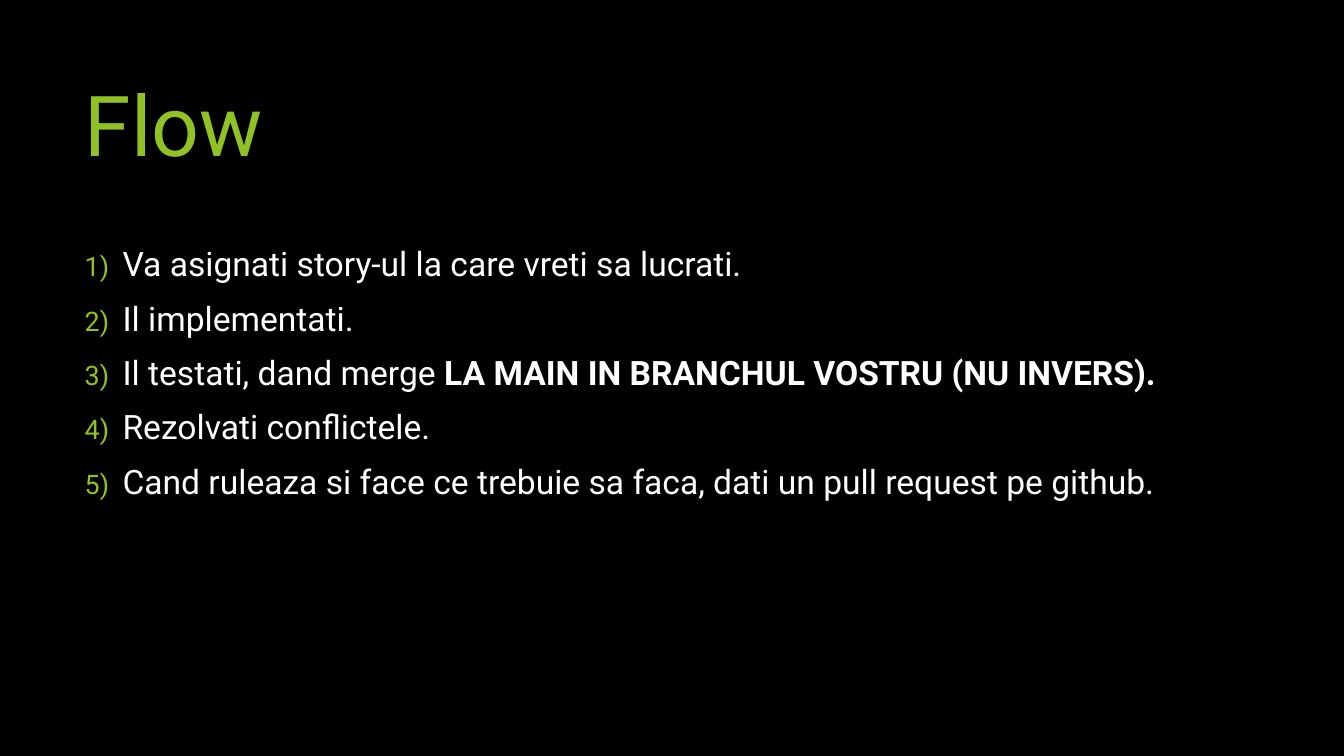
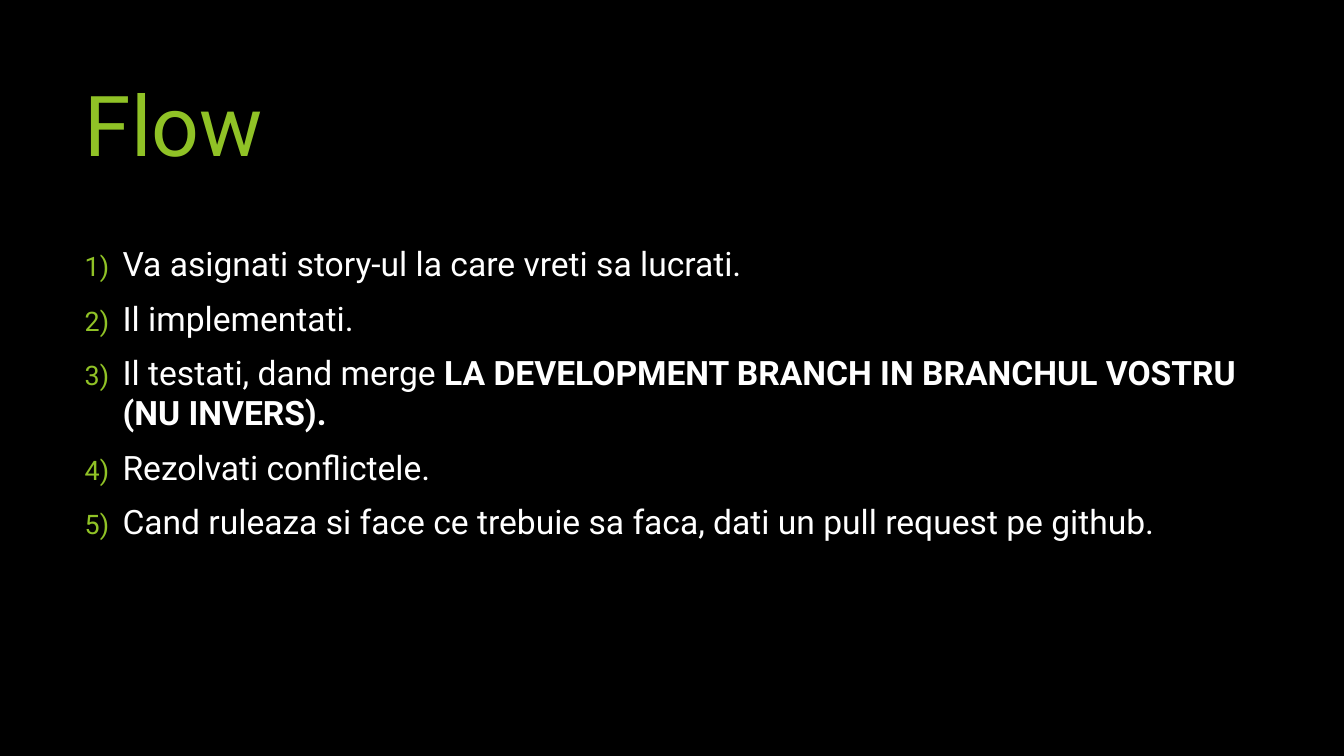
Before and after one commit to includeSimon/VVSS, a slide deck: slide 2 of Rules and standards.pptx. Drawn at 1344x756 pixels with LibreOffice and Linux fonts; fonts in the diff are those of the drawing; background and template pictures are left out. Boxes give left, top, right and bottom in pixels: in the first picture for what was removed or moved away, otherwise in the second. Text is boxed around its words. In the diff, an @@ line names an element or a change of style, - is before the commit and + after.

```diff
--- a/Rules and standards.pptx
+++ b/Rules and standards.pptx
@@ text at [123,359,1236,433]: text changed @@
-3) Il testati, dand merge LA MAIN IN BRANCHUL VOSTRU (NU INVERS).
+3) Il testati, dand merge LA DEVELOPMENT BRANCH IN BRANCHUL VOSTRU (NU INVERS).
```
Also in this commit, not shown: 1 other slide changed.
